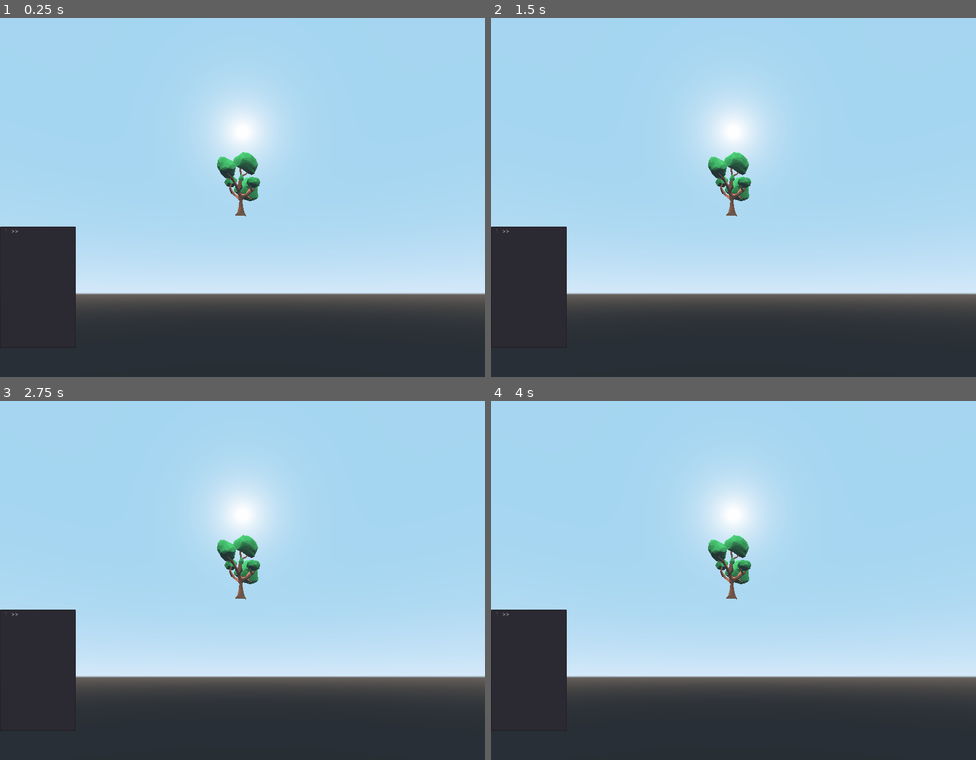
Above: before the commit, frames 1-4 (two rows, left to right).
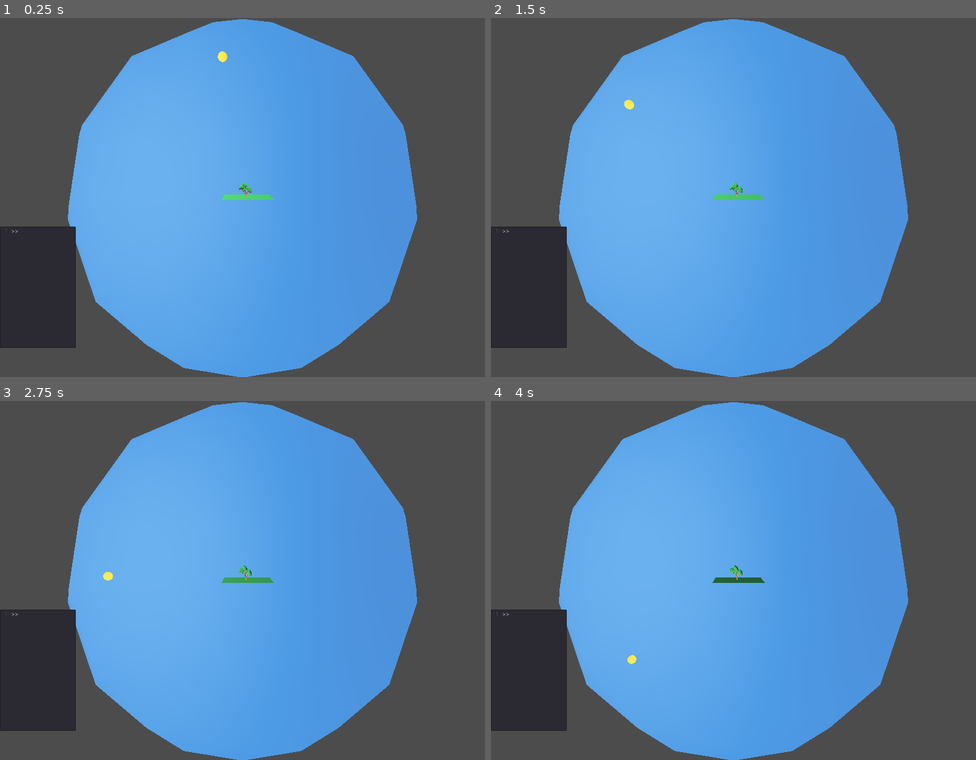
Above: after the commit, the same moments.

Repository: RudyFisher7/Terminal
Game: Godot game, scene res://Main.tscn
The game is run twice, just before and just after one commit, with the same random seed, the same clock (stepped at 60 frames per second) and the same inputs.
Inputs:
- Up to frame 1 (0.25 s): no input
- Up to frame 2 (1.5 s): tap Enter at 0.5 s
- Up to frame 3 (2.75 s): no input
- Up to frame 4 (4 s): tap Space at 3.5 s

The runs differ from the first frame. In frame 1, 93% of the frame differs, in the area x 0-100%, y 0-100%; in frame 2, 93%; in frame 3, 93%; in frame 4, 93%.

Commit message:
Implemented a real-time in-game clock based on sun longitude. Command for changing sun speed now works as before, but needs error checking and validation. Yay. ^_^

Diff:
--- a/CommandLibrary.gd
+++ b/CommandLibrary.gd
@@ -29,6 +29,7 @@
 	"quit":funcref(self, "_validate_quit"),
 	"mv":funcref(self, "_validate_ps"),
 	"sky":funcref(self, "_validate_sky"),
+	"sun":funcref(self, "_validate_sun"),
 }
 
 var _sky_cmds : Dictionary = {
@@ -64,6 +65,15 @@
 	if !parsed_cmd.size() == 1:
 		result = CmdErrors.WRONG_NUMBER_OF_ARGS
 	return result
+
+
+# TODO: clean up, debug, finish implementing
+func _validate_sun(parsed_cmd : PoolStringArray) -> int:
+	var result : int = 0
+	if !parsed_cmd.size() == 3:
+		result = CmdErrors.WRONG_NUMBER_OF_ARGS
+	return result
+
 
 # TODO: clean up, debug, finish implementing
 func _validate_sky(parsed_cmd : PoolStringArray) -> int:
--- a/Main.tscn
+++ b/Main.tscn
@@ -13,7 +13,8 @@
 [node name="Terminal" parent="." instance=ExtResource( 1 )]
 
 [node name="Camera" type="Camera" parent="."]
-transform = Transform( 1, 0, 0, 0, 0.936415, -0.350894, 0, 0.350894, 0.936415, 0, -23.0234, 73.5603 )
+transform = Transform( -4.33641e-08, -0.125801, 0.992056, -5.49892e-09, 0.992056, 0.125801, -1, -8.88178e-16, -4.37114e-08, 357.047, 45.6696, 0 )
+far = 8192.0
 
 [node name="field" type="MeshInstance" parent="."]
 transform = Transform( 1, 0, 0, 0, 1, 0, 0, 0, 1, 0, 0, -6.791 )
--- a/Sun.gd
+++ b/Sun.gd
@@ -7,6 +7,21 @@
 #####################################################################
 
 
+
+const MINUTES_PER_HOUR : float = 60.0
+const HOURS_PER_DAY : float = 24.0
+const SUN_ANGLE_AT_MIDNIGHT : int = 180
+const MINUTES_PER_DEGREE : float = 4.0
+const NOON_AND_MIDNIGHT : float = 12.0
+
+
+var angular_speed_deg : float = 32.0
+var time_of_day : float
+
+onready var pivot : Position3D = $Pivot
+onready var pivot_previous_rotation_deg : = pivot.rotation_degrees
+
+
 func _ready():
 	var sig : String = "sun_changed"
 	var method : String = "_on_WorldManager_sun_changed"
@@ -14,7 +29,21 @@
 
 
 func _process(delta) -> void:
-	pass
+	pivot.rotate_x(deg2rad(angular_speed_deg) * delta)
+	_set_time_of_day()
+
+
+func _set_time_of_day() -> void:
+	var minutes : int
+	if pivot.rotation_degrees.x >= 0.0:
+		minutes = int(pivot.rotation_degrees.x * MINUTES_PER_DEGREE)
+	else:
+		var dif : int = SUN_ANGLE_AT_MIDNIGHT + int(pivot.rotation_degrees.x)
+		minutes = int(dif * MINUTES_PER_DEGREE)
+	time_of_day = minutes / MINUTES_PER_HOUR
+
+	if time_of_day < 1.0:
+		time_of_day += NOON_AND_MIDNIGHT
 
 
 func _on_WorldManager_sun_changed(cmd) -> void:
@@ -22,12 +51,12 @@
 		"speed":
 			_set_speed(float(cmd[2]))
 		"time":
-			_set_time_of_day(cmd[2])
+			_set_sun_position(cmd[2], cmd[3])
 
 
 func _set_speed(speed : float) -> void:
-	pass
+	angular_speed_deg = speed
 
 
-func _set_time_of_day(time_of_day : Vector2) -> void:
+func _set_sun_position(latitude : float, longitude : float) -> void:
 	pass
--- a/default_env.tres
+++ /dev/null
@@ -1,7 +0,0 @@
-[gd_resource type="Environment" load_steps=2 format=2]
-
-[sub_resource type="ProceduralSky" id=1]
-
-[resource]
-background_mode = 2
-background_sky = SubResource( 1 )
--- a/project.godot
+++ b/project.godot
@@ -44,7 +44,3 @@
 [physics]
 
 common/enable_pause_aware_picking=true
-
-[rendering]
-
-environment/default_environment="res://default_env.tres"
